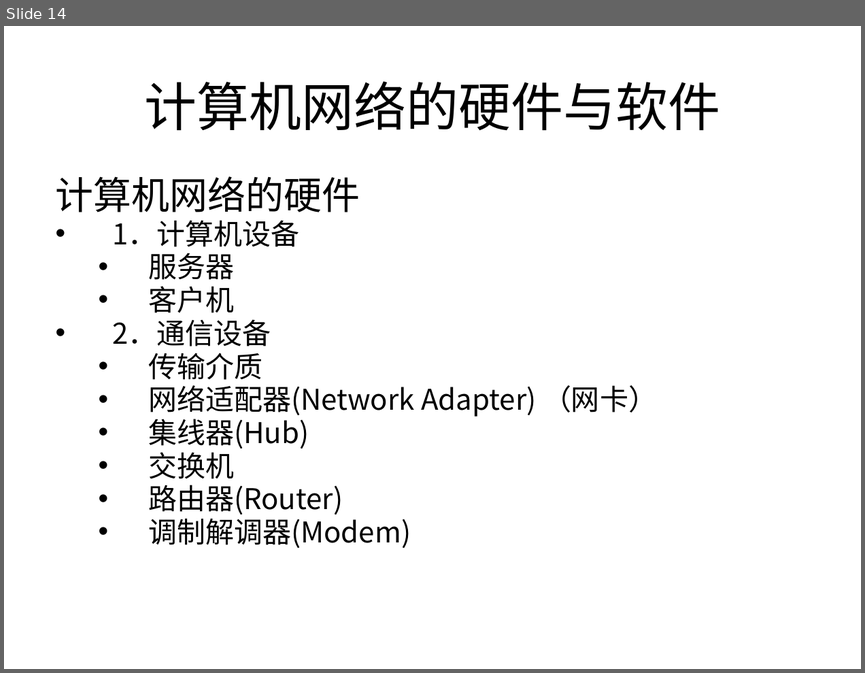
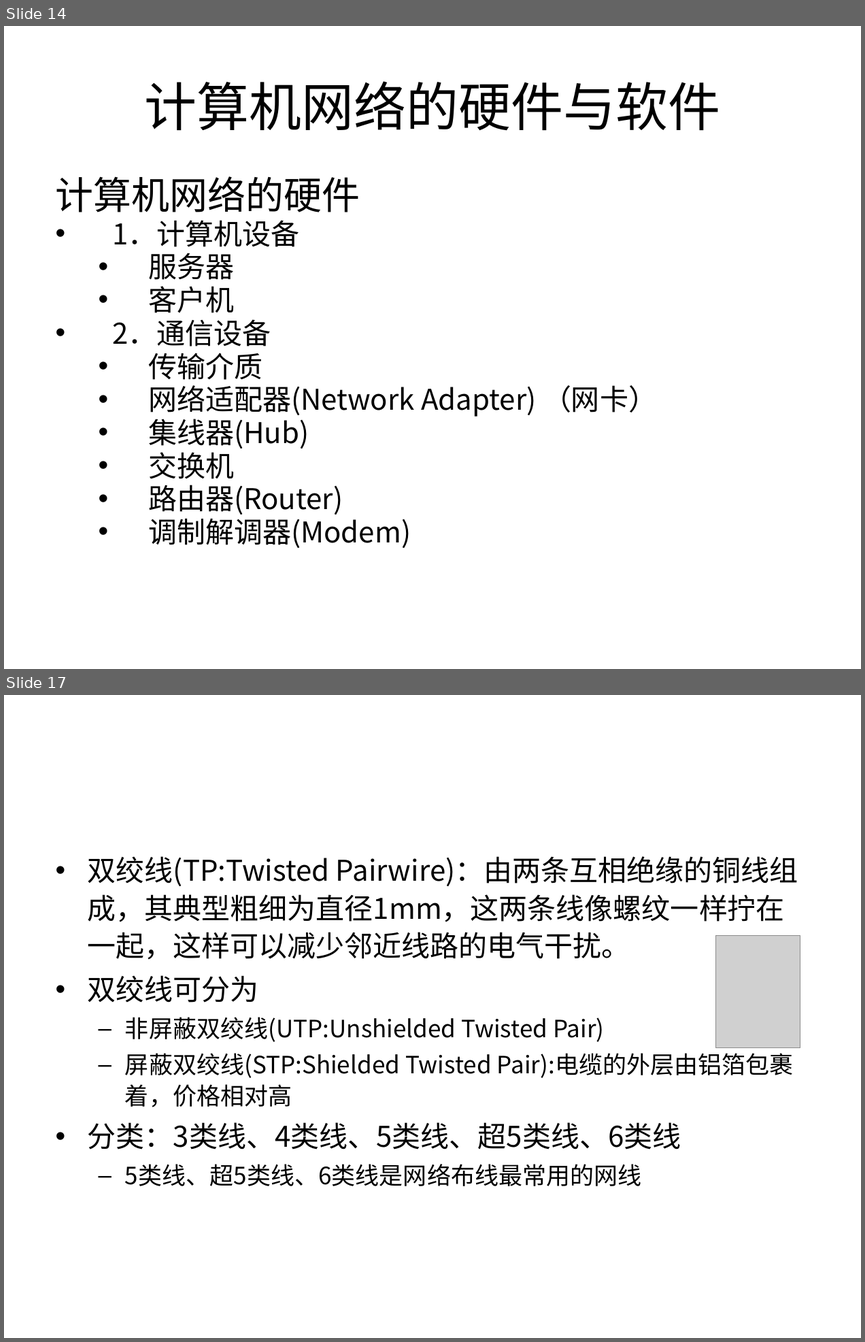
Before and after one commit to sans123wx/class, a slide deck: 第六章 计算机网络.pptx. Shown one above the other, each under a label of ours: slide 14 before the commit, slides 14 and 17 after it; the slides between them are not shown. The pictures are 865x673 and 865x1342 pixels, drawn with LibreOffice and Linux fonts; fonts in the diff are those of the drawing; grey boxes stand for pictures. Boxes give left, top, right and bottom in pixels: in the first picture for what was removed or moved away, otherwise in the second. Text is boxed around its words. In the diff, an @@ line names an element or a change of style, - is before the commit and + after.

Commit message:
2020/9/3

```diff
--- a/第六章 计算机网络.pptx
+++ b/第六章 计算机网络.pptx
@@ slide 17 added at [4, 695, 861, 1338], background #FFFFFF @@
@@ text added at [88, 856, 798, 1186], 24 pt, text #000000 @@
+• 双绞线(TP:Twisted Pairwire)：由两条互相绝缘的铜线组成，其典型粗细为直径1mm，这两条线像螺纹一样拧在一起，这样可以减少邻近线路的电气干扰。
+• 双绞线可分为
+  – 非屏蔽双绞线(UTP:Unshielded Twisted Pair)
+  – 屏蔽双绞线(STP:Shielded Twisted Pair):电缆的外层由铝箔包裹着，价格相对高
+• 分类：3类线、4类线、5类线、超5类线、6类线
+  – 5类线、超5类线、6类线是网络布线最常用的网线
@@ picture added at [716, 936, 800, 1048] @@
```
Also in this commit, not shown: 4 other slides added.
